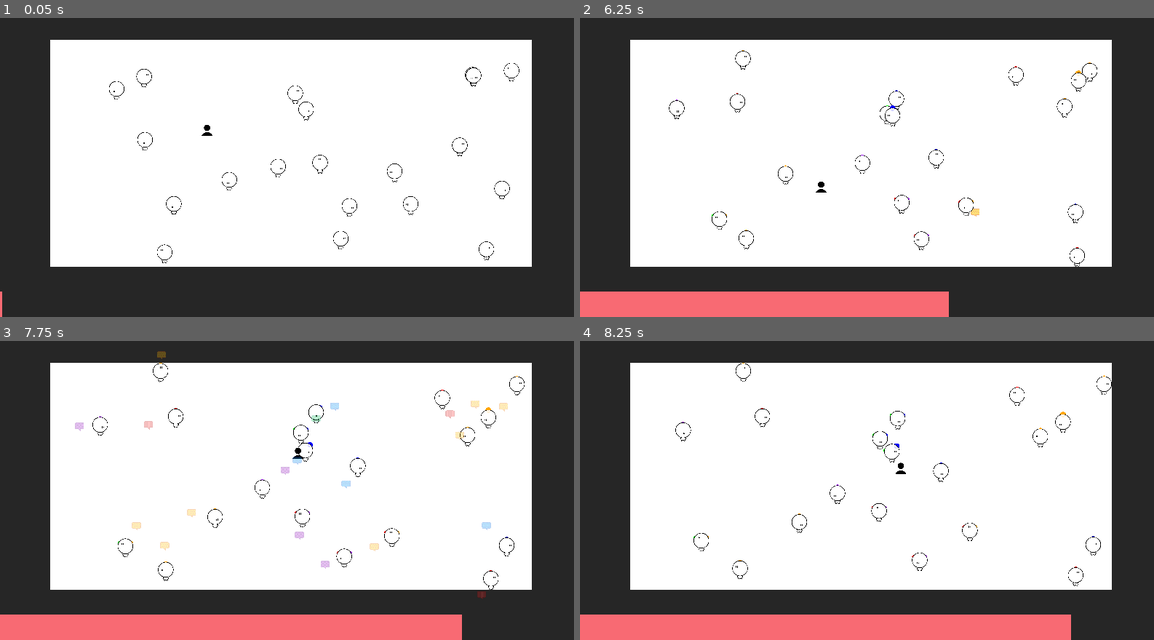
Above: before the commit, frames 1-4 (two rows, left to right).
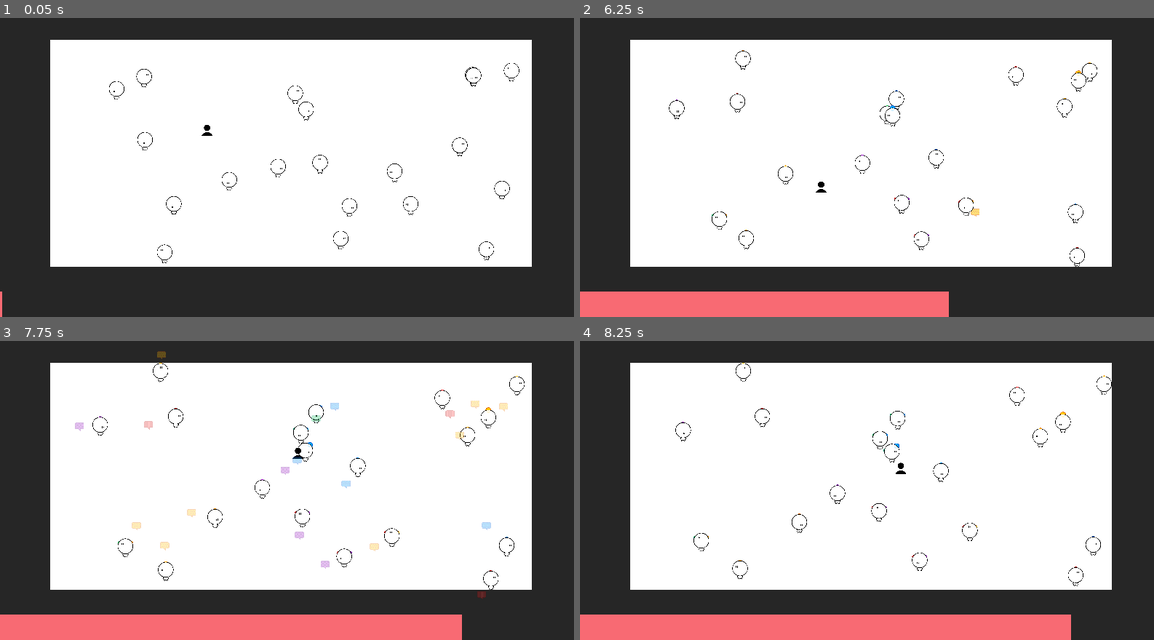
Above: after the commit, the same moments.

Repository: haihala/mankind-knew
Game: Godot game, scene res://world.tscn
Same seed, same stepped clock (60 frames per second), same inputs: the game is played once before the commit and once after it.
Inputs:
- Up to frame 1 (0.05 s): no input
- Up to frame 2 (6.25 s): hold D (move_right) 0.53-1.28 s; hold S (move_down) 1.28-2.03 s; hold D (move_right) 2.03-2.78 s; hold W (move_up) 2.78-3.53 s; hold A (move_left) 3.53-5.03 s; hold S (move_down) 5.03-5.78 s; hold D (move_right) from 5.78 s (still down)
- Up to frame 3 (7.75 s): release D (move_right) at 6.53 s; hold W (move_up) 6.53-7.28 s; hold D (move_right) from 7.28 s (still down)
- Up to frame 4 (8.25 s): release D (move_right) at 8.03 s; hold S (move_down) from 8.03 s (still down)

Frame 1 is identical in both runs. In frame 2, less than 0.1% of the frame differs, in the area x 16-89%, y 10-77%; in frame 3, less than 0.1%; in frame 4, less than 0.1%, in the area x 17-92%, y 7-76%.

Commit message:
Adjust npc bubble colors

Diff:
--- a/godot-project/npc.tscn
+++ b/godot-project/npc.tscn
@@ -83,6 +83,8 @@
 [node name="NPC" type="CharacterBody2D" groups=["npc"]]
 collision_layer = 6
 script = ExtResource("1_f8a8o")
+colors = Array[Color]([Color(1, 0.207843, 0.207843, 1), Color(0, 0.827451, 0.278431, 1), Color(0, 0.666667, 1, 1), Color(0.690196, 0.113725, 0.854902, 1), Color(1, 0.788235, 0, 1)])
+border_colors = Array[Color]([Color(0.705882, 0, 0, 1), Color(0.0980392, 0.592157, 0.45098, 1), Color(0, 0.356863, 0.843137, 1), Color(0.427451, 0.00784314, 0.611765, 1), Color(0.898039, 0.435294, 0, 1)])
 projectile_scene = ExtResource("2_rifn1")
 
 [node name="Body" type="AnimatedSprite2D" parent="."]
